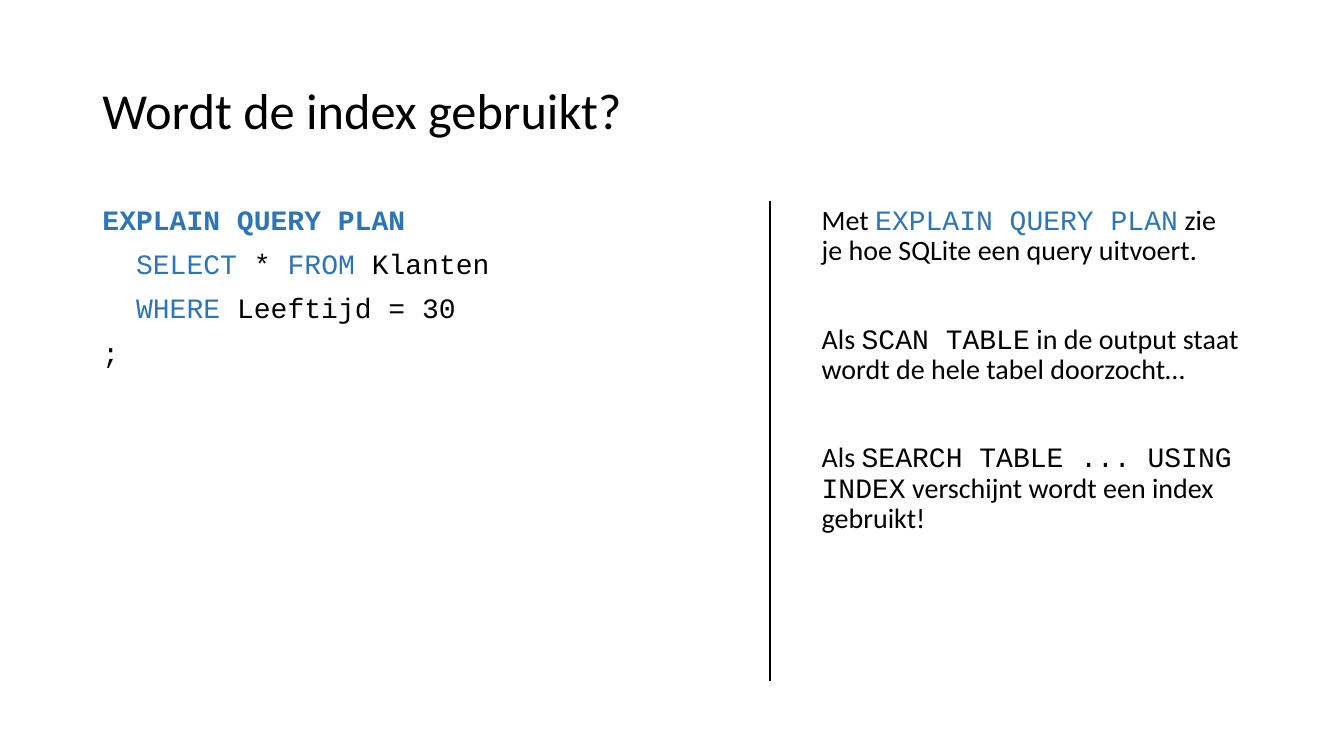
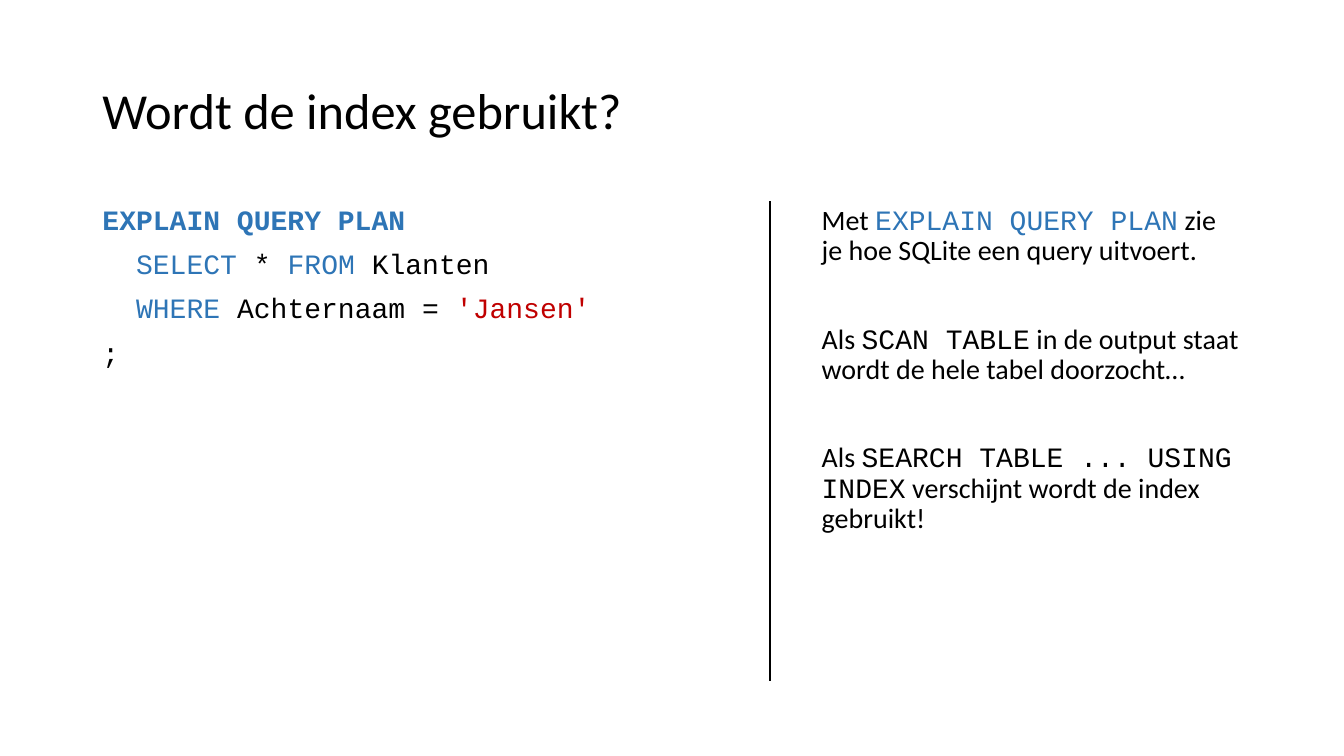
Before and after one commit to LFKoning/knowledge-sharing, a slide deck: slide 57 of sql_course/2_database_design/2_database_design.pptx (slide 45 before the commit). Drawn at 1344x756 pixels with LibreOffice and Linux fonts; fonts in the diff are those of the drawing. Boxes give left, top, right and bottom in pixels: in the first picture for what was removed or moved away, otherwise in the second. Text is boxed around its words. In the diff, an @@ line names an element or a change of style, - is before the commit and + after.

```diff
--- a/sql_course/2_database_design/2_database_design.pptx
+++ b/sql_course/2_database_design/2_database_design.pptx
@@ text at box(136, 299, 591, 319): text changed @@
-WHERE Leeftijd = 30
+WHERE Achternaam = 'Jansen'
@@ text at box(822, 447, 1232, 533): text changed @@
-Als SEARCH TABLE ... USING INDEX verschijnt wordt een index gebruikt!
+Als SEARCH TABLE ... USING INDEX verschijnt wordt de index gebruikt!
```
Also in this commit, not shown: 28 other slides changed, 17 slides added, 10 slides removed, 8 other files.
